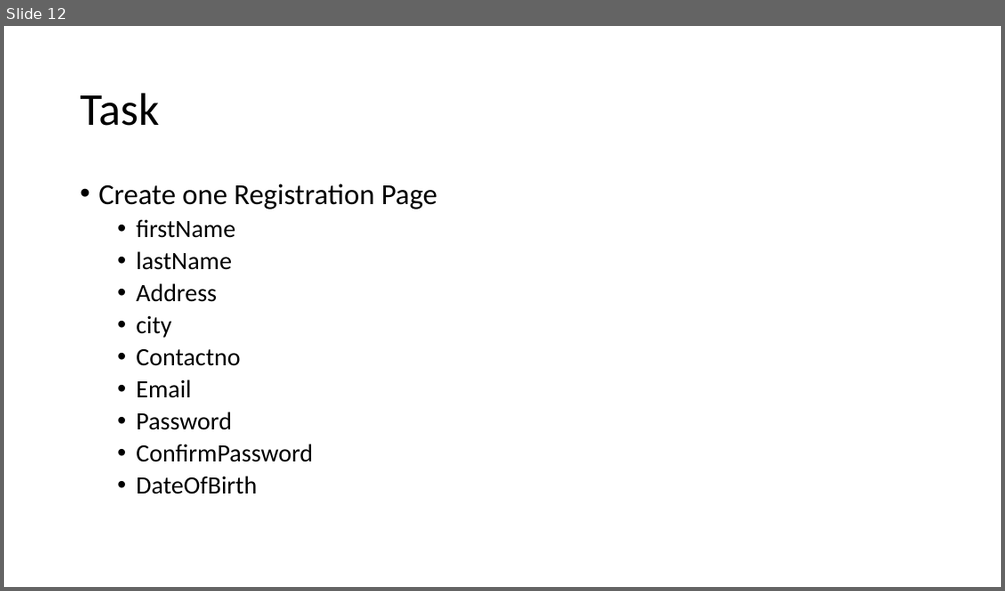
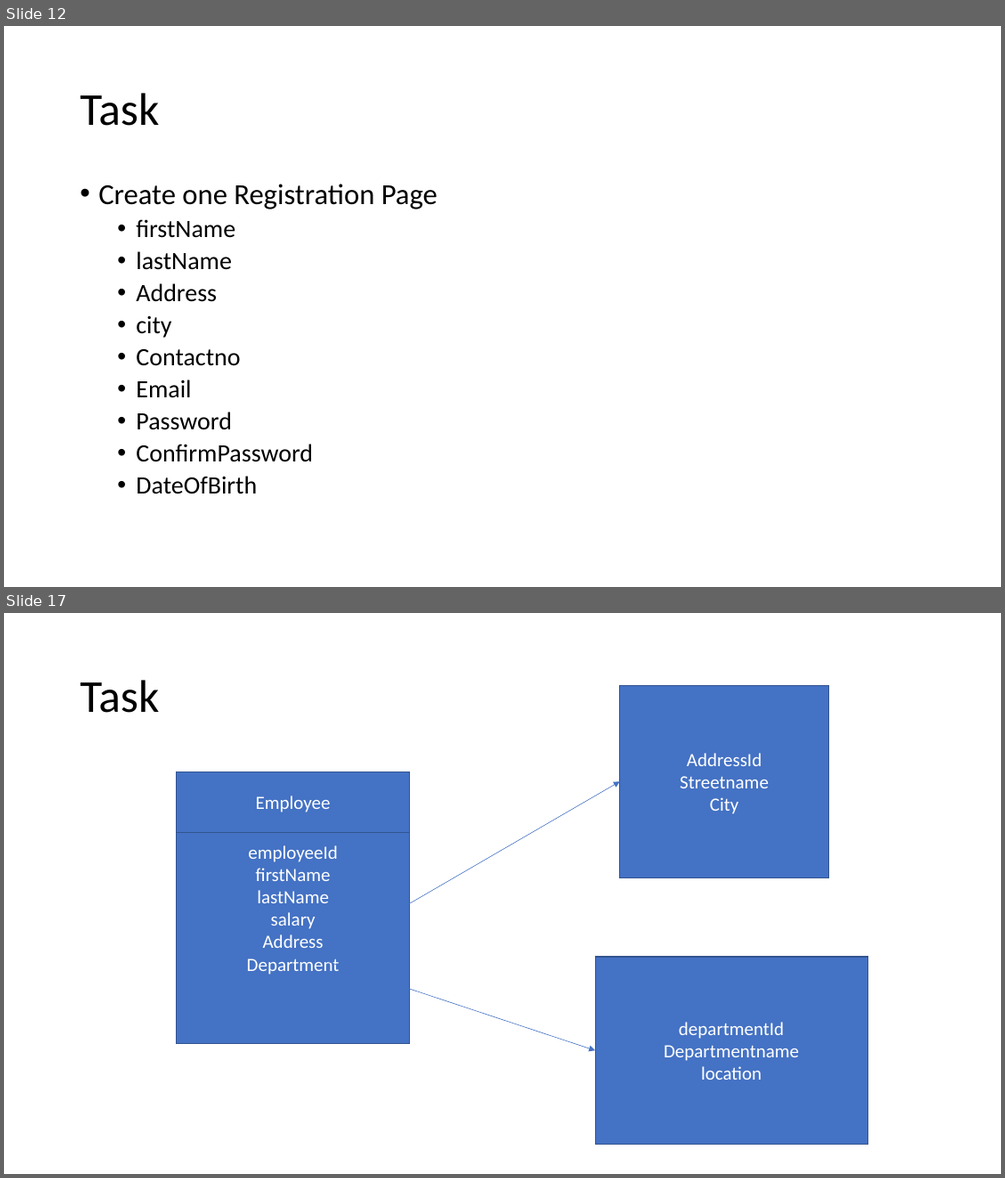
Before and after one commit to priyangm/pod_trg, a slide deck: FinishingSchool-June.pptx. Shown one above the other, each under a label of ours: slide 12 before the commit, slides 12 and 17 after it; the slides between them are not shown. The pictures are 1005x591 and 1005x1178 pixels, drawn with LibreOffice and Linux fonts; fonts in the diff are those of the drawing. Boxes give left, top, right and bottom in pixels: in the first picture for what was removed or moved away, otherwise in the second. Text is boxed around its words. In the diff, an @@ line names an element or a change of style, - is before the commit and + after.

```diff
--- a/FinishingSchool-June.pptx
+++ b/FinishingSchool-June.pptx
@@ slide 17 added at box(4, 613, 1001, 1174), background #FFFFFF @@
@@ title added at box(80, 680, 159, 713), 44 pt, text #000000 @@
+Task
@@ rectangle added at box(620, 686, 829, 877), fill #4472C4, outline #325491 1 pt, 18 pt, text #FFFFFF @@
+AddressId
+Streetname
+City
@@ rectangle added at box(176, 771, 409, 1043), fill #4472C4, outline #325491 1 pt, 18 pt, text #FFFFFF @@
+employeeId
+firstName
+lastName
+salary
+Address
+Department
@@ rectangle added at box(176, 771, 409, 832), fill #4472C4, outline #325491 1 pt, 18 pt, text #FFFFFF @@
+Employee
@@ arrow added from (326, 952) to (620, 781), #4472C4 0.5 pt @@
@@ rectangle added at box(596, 957, 867, 1144), fill #4472C4, outline #325491 1 pt, 18 pt, text #FFFFFF @@
+departmentId
+Departmentname
+location
@@ arrow added from (326, 962) to (596, 1051), #4472C4 0.5 pt @@
```
Also in this commit, not shown: 5 other slides added, 1 slide removed, 1 other file.
